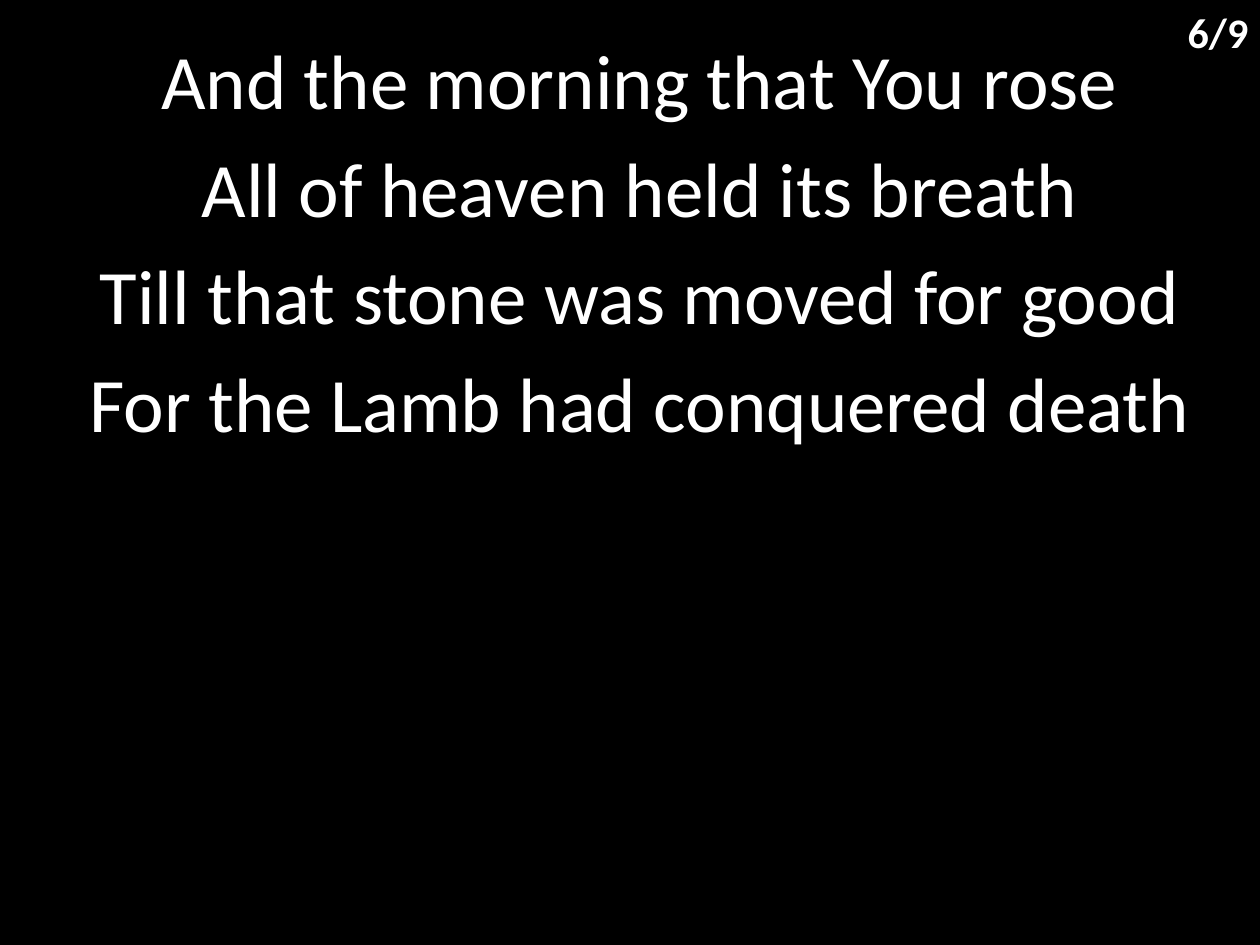
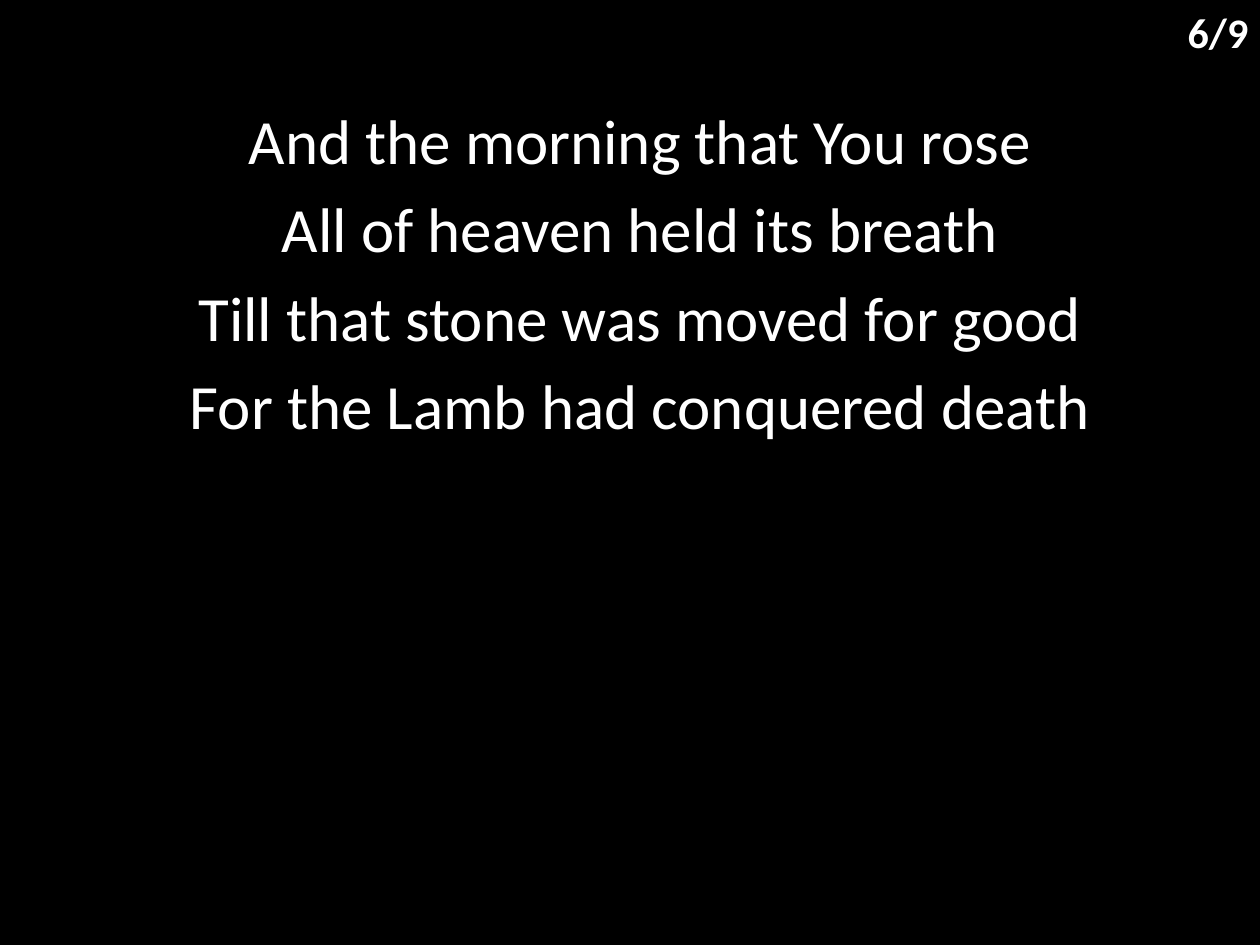
Before and after one commit to hoo-are-ya/worship, a slide deck: slide 7 of docs/songs/king of kings.pptx. Drawn at 1260x945 pixels with LibreOffice and Linux fonts; fonts in the diff are those of the drawing. Boxes give left, top, right and bottom in pixels: in the first picture for what was removed or moved away, otherwise in the second. Text is boxed around its words. In the diff, an @@ line names an element or a change of style, - is before the commit and + after.

```diff
--- a/docs/songs/king of kings.pptx
+++ b/docs/songs/king of kings.pptx
@@ subtitle "And the morning that You ...": place and size @@
-subtitle "And the morning that You ..." at [89,55,1189,445]
+subtitle "And the morning that You ..." at [190,120,1089,439]
@@ subtitle "And the morning that You ..." at [190,120,1089,439]: size 44 to 36 pt; less space between paragraphs @@
```
Also in this commit, not shown: 8 other slides changed, 9 other files.
